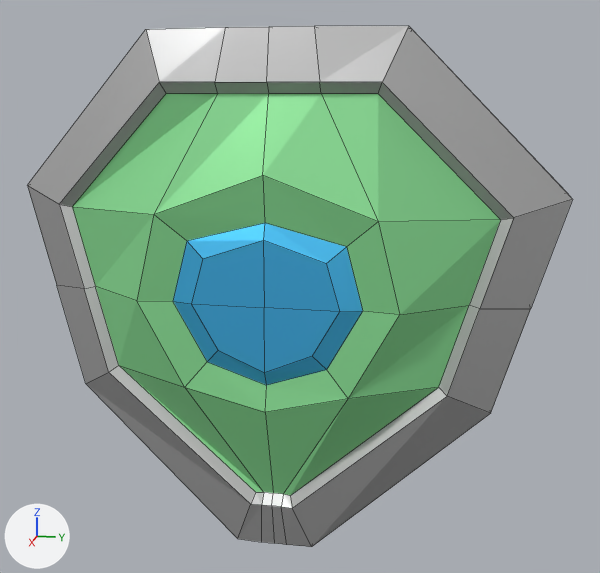
An edit to the Blender file Assets/BlenderModels/Shield.blend, drawn before and after from the same camera.
One viewpoint serves both versions: a 50 mm camera at (0.658, 0.143, 0.19) aimed at (0.023, 0.016, 0.031). The lights are fixed; the arrows at lower left show +X, +Y and +Z. Mesh edges are drawn as thin lines.
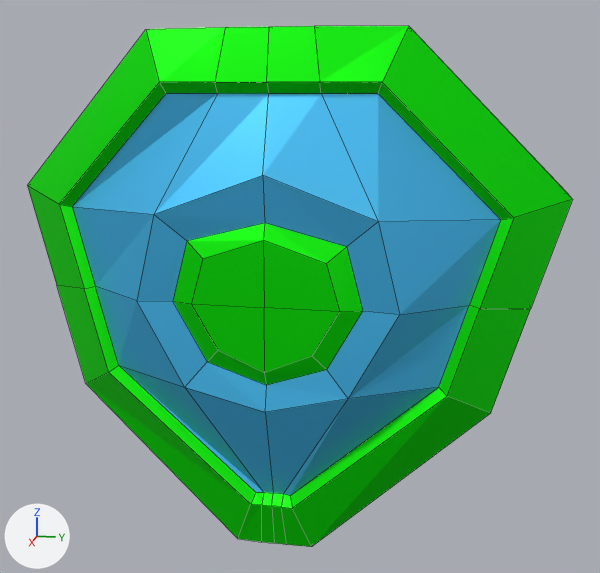
Commit message: Changed shield model

The change in detail:
Material 'Edge' (mat_edge) changes colour from light grey #cacaca to green #0aff00; in linear values from (0.593, 0.593, 0.593) to (0.00309, 1.0, 0.0).
me_plane has 130 vertices, 128 faces and spans x -0.228..0.182, y -0.221..0.221, z -0.022..0.079.
me_plane is used by ob_plane; location (0.0, 0.0, 0.0); rotation (0.0, 1.571, 0.0), in degrees (0, 90, 0).
me_plane part 1: all 32 faces that had it switch from mat_inner (green #91e79c) to mat_middle (blue #50caff).
me_plane part 2: all 16 faces that had it switch from mat_middle (blue #50caff) to mat_edge (green #0aff00).

Where the change shows, as pixel boxes [x1, y1, x2, y2] in the pictures (600 x 573 px):
'Plane', recoloured: [27, 26, 573, 547] in both
part 1 of me_plane, recoloured (green to blue): [72, 93, 501, 496] in both
part 2 of me_plane, recoloured (blue to green): [173, 223, 363, 385] in both
